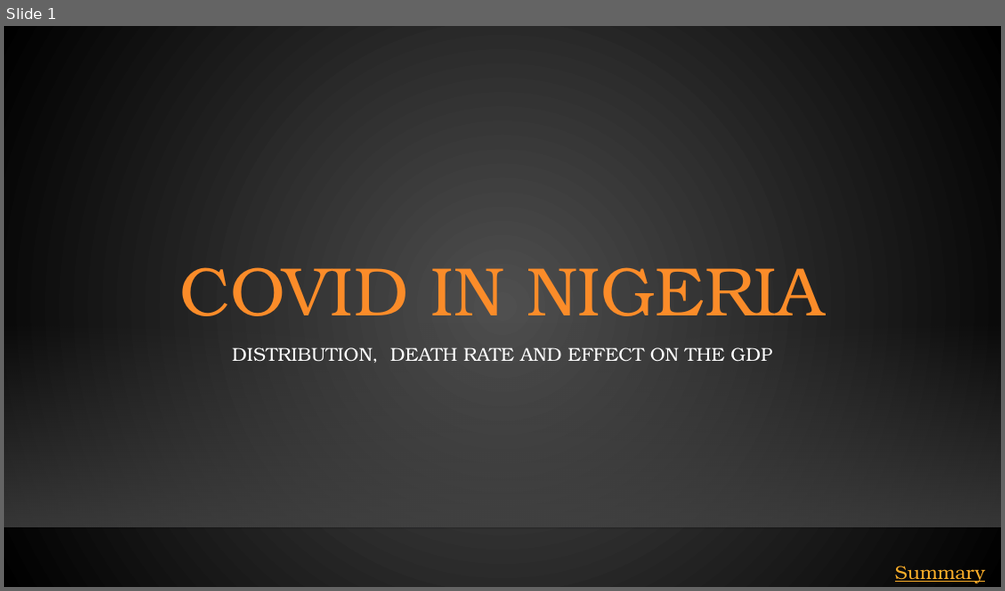
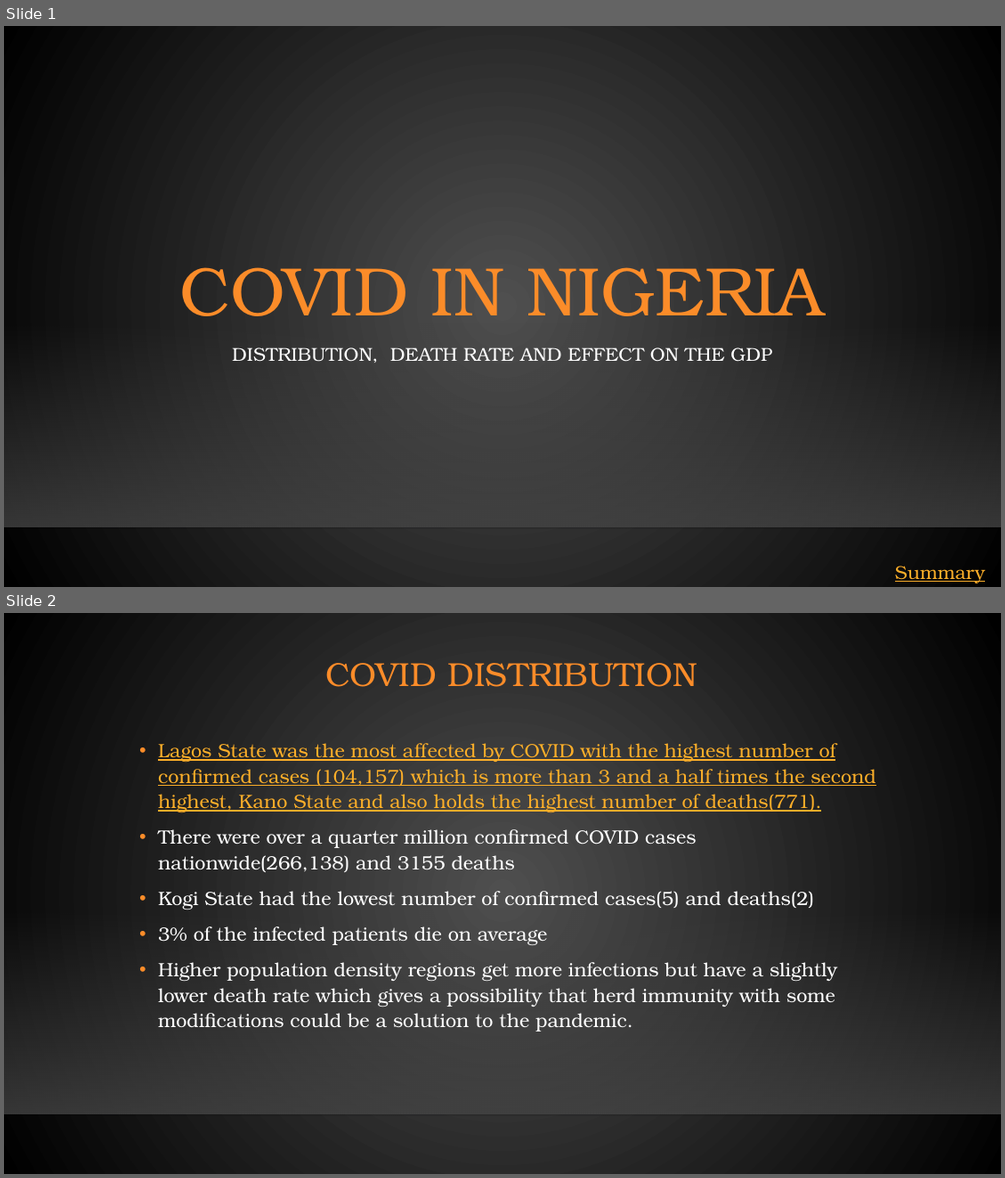
Before and after one commit to Yusufteppei/Nigeria-COVID-19-Data-Analysis-Using-Python, a slide deck: EXECUTIVE SUMMARY.pptx. Shown one above the other, each under a label of ours: slide 1 before the commit, slides 1 and 2 after it. The pictures are 1005x591 and 1005x1178 pixels, drawn with LibreOffice and Linux fonts; fonts in the diff are those of the drawing; background and template pictures are left out. Boxes give left, top, right and bottom in pixels: in the first picture for what was removed or moved away, otherwise in the second. Text is boxed around its words. In the diff, an @@ line names an element or a change of style, - is before the commit and + after.

```diff
--- a/EXECUTIVE SUMMARY.pptx
+++ b/EXECUTIVE SUMMARY.pptx
@@ slide 2 added at (4,613,1001,1174), background gradient #505050 to #000000; not listed: 2 template elements that a slide beside it also shows @@
@@ title added at (326,663,697,687), 32 pt, text #FB8C29 @@
+COVID DISTRIBUTION
@@ text added at (158,743,875,1031), 18.5 pt, text #FFFFFF @@
+• Lagos State was the most affected by COVID with the highest number of confirmed cases (104,157) which is more than 3 and a half times the second highest, Kano State and also holds the highest number of deaths(771).
+• There were over a quarter million confirmed COVID cases nationwide(266,138) and 3155 deaths
+• Kogi State had the lowest number of confirmed cases(5) and deaths(2)
+• 3% of the infected patients die on average
+• Higher population density regions get more infections but have a slightly lower death rate which gives a possibility that herd immunity with some modifications could be a solution to the pandemic.
```
Also in this commit, not shown: 3 slides changed, 3 other slides added, 5 slides removed, 1 other file.
